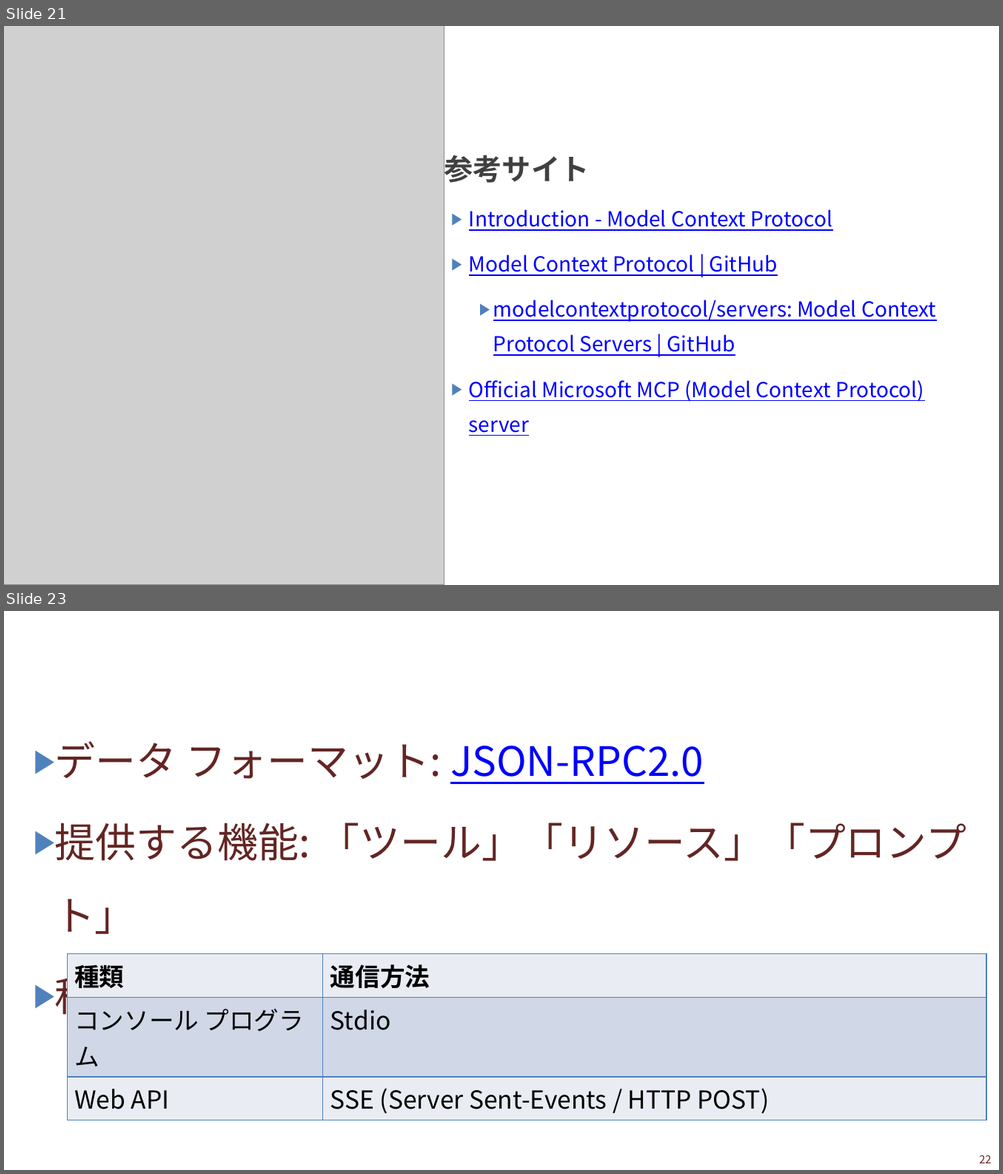
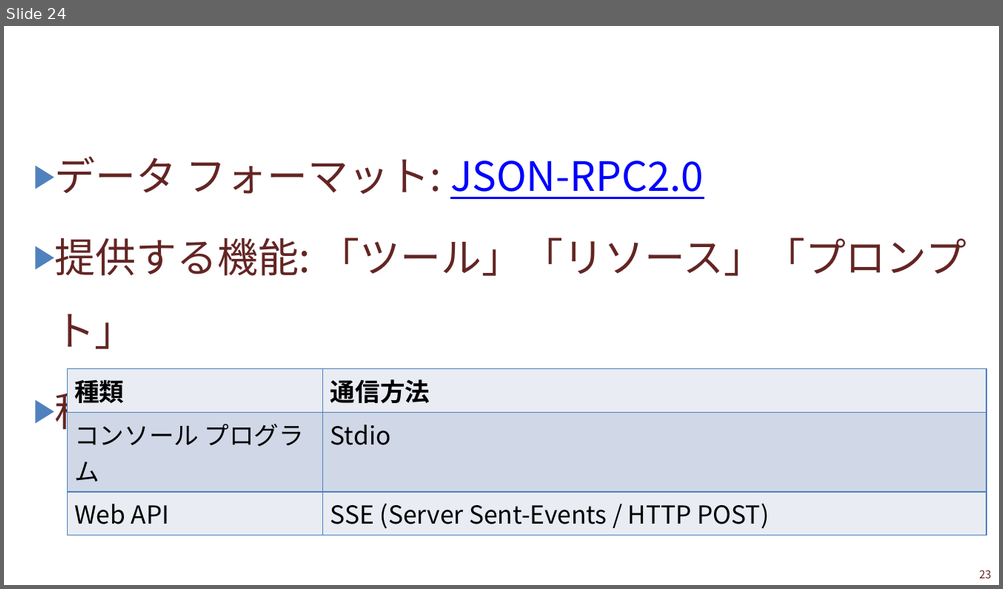
Before and after one commit to Fujiwo/Shos.AIAgentSample, a slide deck: Documents/2025010.AIエージェント開発ハンズオンセミナー.pptx. Shown one above the other, each under a label of ours: slides 21 and 23 before the commit, slide 24 after it; the slides between them are not shown. The pictures are 1003x1174 and 1003x589 pixels, drawn with LibreOffice and Linux fonts; fonts in the diff are those of the drawing; grey boxes stand for pictures; background and template pictures are left out. Boxes give left, top, right and bottom in pixels: in the first picture for what was removed or moved away, otherwise in the second. Text is boxed around its words. In the diff, an @@ line names an element or a change of style, - is before the commit and + after.

```diff
--- a/Documents/2025010.AIエージェント開発ハンズオンセミナー.pptx
+++ b/Documents/2025010.AIエージェント開発ハンズオンセミナー.pptx
@@ slide 21 removed at bbox=[4, 26, 999, 585], background #FFFFFF @@
@@ picture removed at bbox=[4, 26, 444, 585] @@
@@ text removed at bbox=[444, 155, 936, 436] @@
-▶ 参考サイト
-  ▶ Introduction - Model Context Protocol
-  ▶ Model Context Protocol | GitHub
-    ▶ modelcontextprotocol/servers: Model Context Protocol Servers | GitHub
-  ▶ Official Microsoft MCP (Model Context Protocol) server
@@ title removed at bbox=[637, 380, 924, 402] @@
-MCP (Model Context Protocol)
@@ page number removed at bbox=[962, 563, 995, 584] @@
-20
@@ what was slide 23 is now slide 24 @@
@@ page number at bbox=[979, 571, 990, 579]: text changed @@
-22
+23
```
Also in this commit, not shown: 2 slides changed, 3 slides added, 1 other file.
